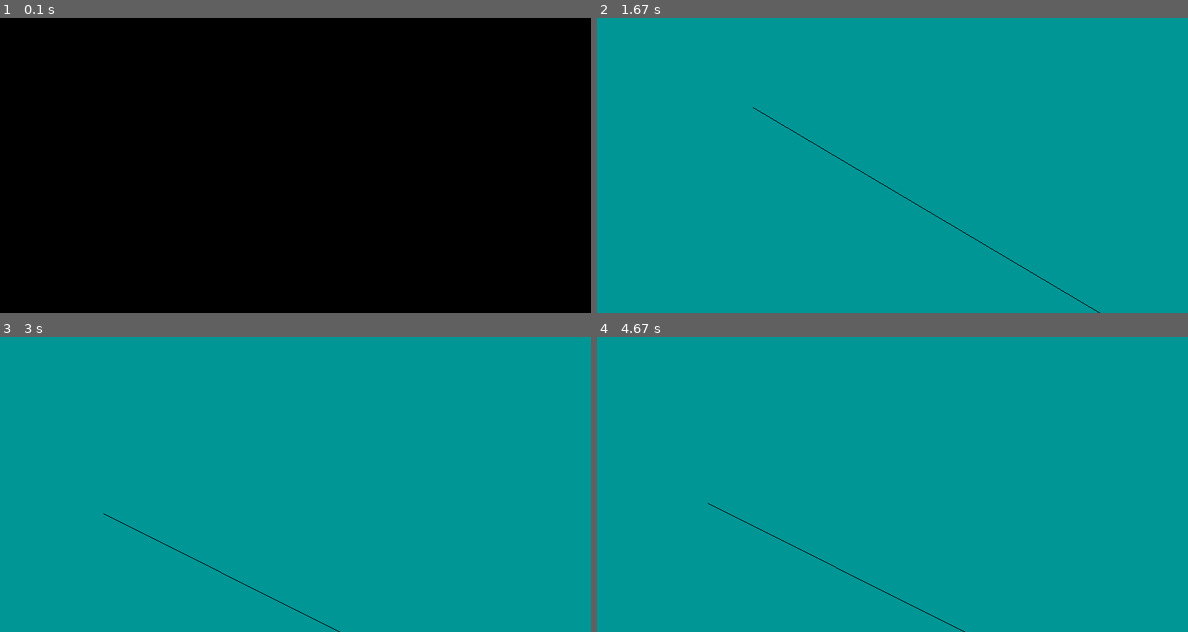
Above: before the commit, frames 1-4 (two rows, left to right).
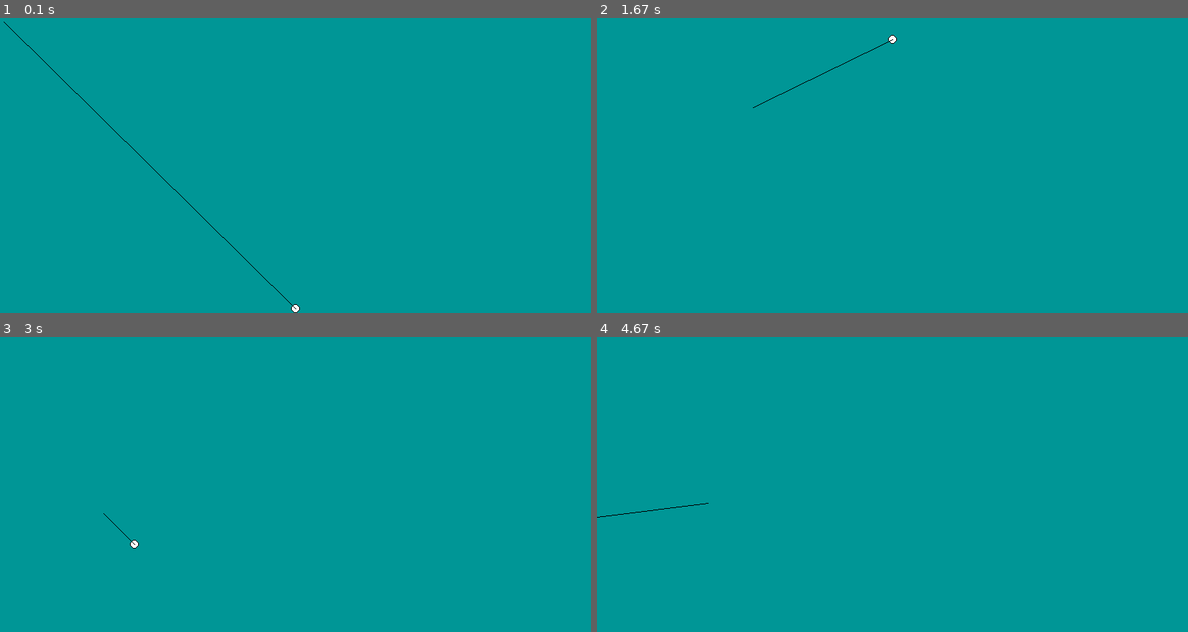
Above: after the commit, the same moments.

Repository: InfinityProgrammers/pygame-and-physic
Game: pygame game, started from naukaa/ball.py
The game is run twice, just before and just after one commit, with the same random seed, the same clock (stepped at 60 frames per second) and the same inputs.
Inputs (mouse positions are in pixels of both pictures, inside the frame that each line leads up to):
- Up to frame 1 (0.1 s): no input
- Up to frame 2 (1.67 s): click (892, 165) at 0.38 s; click (951, 230) at 0.72 s; click (1111, 268) at 1.05 s; click (750, 106) at 1.38 s
- Up to frame 3 (3 s): click (295, 519) at 1.72 s; click (212, 422) at 2.05 s; click (502, 561) at 2.38 s; click (106, 514) at 2.72 s
- Up to frame 4 (4.67 s): click (721, 425) at 3.05 s; click (750, 537) at 3.38 s; click (1105, 552) at 3.72 s; click (715, 593) at 4.05 s; click (709, 502) at 4.38 s

The runs differ from the first frame. In frame 1, 100% of the frame differs, in the area x 0-100%, y 0-100%; in frame 2, 0.2%; in frame 3, 0.1%; in frame 4, 0.2%.

Commit message:
Add files via upload

Diff:
--- a/naukaa/ball.py
+++ b/naukaa/ball.py
@@ -7,7 +7,7 @@
     def __init__(self, x, y, radius, color):
         self.clock = pygame.time.Clock()
         self.delta = 0
-        self.tickrate = 10
+        self.tickrate = 120
         self.x = x
         self.y = y
         self.radius = radius
@@ -24,47 +24,39 @@
     pygame.display.update()
 
 golfball = pilka(400, 394, 6, (255, 255, 255))
-
-
-x = 0
-y = 0
-time = 0
-power = 0
-angle = 0
 shoot = False
+gravacc = 0.04
 vel = Vector2(0, 0)
-gravacc = Vector2(0, 0)
 
 
 while True:
-    print(angle)
     golfball.delta += golfball.clock.tick()/ 1000.0
+    pos = pygame.mouse.get_pos()
+    line = [(golfball.x, golfball.y), pos]
+    redrawwindow()
     while golfball.delta > 1/golfball.tickrate:
         golfball.delta -= 1/golfball.tickrate
         if shoot:
-            print("leci")
-            if angle > 90:
-                vel.x -= round(math.sin(angle) * power)
-                vel.y -= round(math.cos(angle) * power)
+            if golfball.y > 394:
+                golfball.y = 394
+                shoot = False
+            else:
                 golfball.x += vel.x
                 golfball.y += vel.y
-            else:
-                vel.x += round(math.sin(angle)*power)
-                vel.y -= round(math.cos(angle)*power)
-                golfball.x += vel.x
-                golfball.y += vel.y
-        pos = pygame.mouse.get_pos()
-        poss = Vector2(pos[0]-golfball.x, pos[1]-golfball.y)
-        line = [(golfball.x, golfball.y), pos]
-        redrawwindow()
+                vel.y += gravacc
         for event in pygame.event.get():
             if event.type == pygame.QUIT:
                 sys.exit(0)
             if event.type == pygame.MOUSEBUTTONDOWN:
                 if shoot == False:
                     shoot = True
-                    print("leci")
+                    posss = pygame.mouse.get_pos()
+                    print(posss)
+                    poss = Vector2(posss[0] - golfball.x, posss[1] - golfball.y)
                     x = golfball.x
                     y = golfball.y
-                    power = math.sqrt((line[1][0]-line[0][0])**2+(line[0][1]-line[1][1])**2)/8
+                    power = math.sqrt((golfball.x-posss[0])**2+(golfball.y-posss[1])**2)/3
                     angle = poss.angle_to(Vector2(1, 0))
+                    print(angle)
+                    vel.x = round(math.cos(math.radians(angle)) * power) / 12
+                    vel.y = -round(math.sin(math.radians(angle)) * power) / 12
